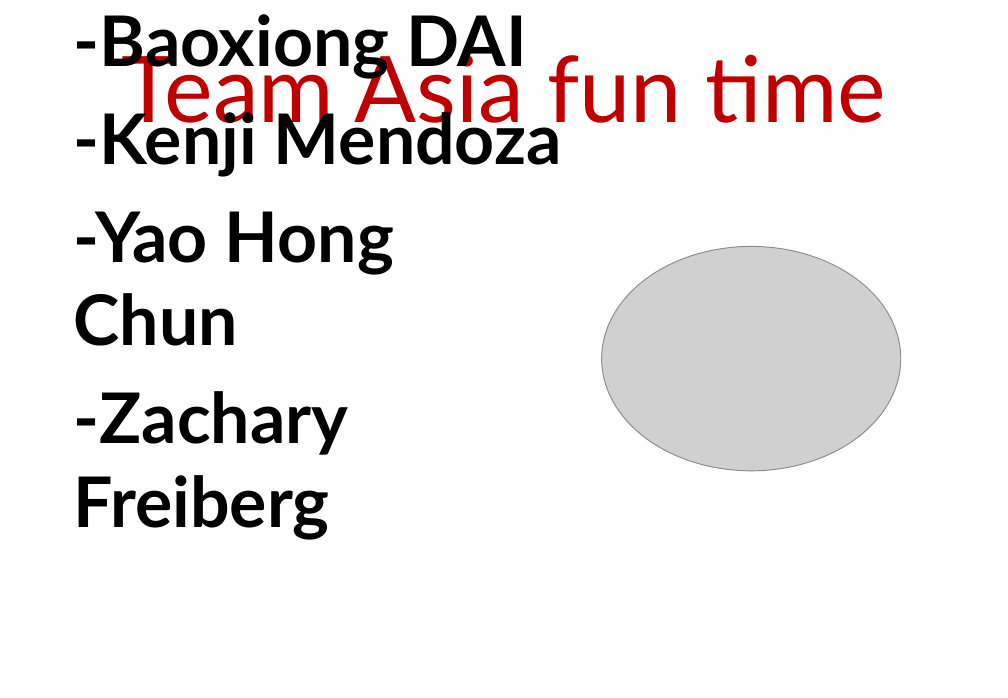
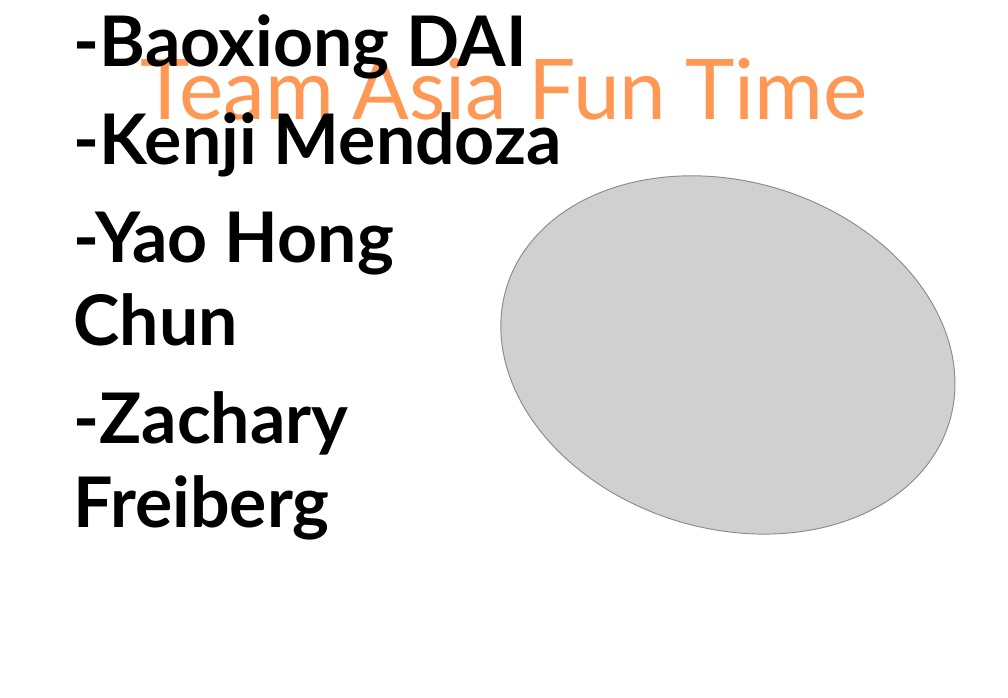
Before and after one commit to yaohongchunnz/PixelJam2014, a slide deck: slide 11 of Instructions.pptx. Drawn at 1008x698 pixels with LibreOffice and Linux fonts; fonts in the diff are those of the drawing; grey boxes stand for pictures. Boxes give left, top, right and bottom in pixels: in the first picture for what was removed or moved away, otherwise in the second. Text is boxed around its words. In the diff, an @@ line names an element or a change of style, - is before the commit and + after.

Commit message:
PPT

```diff
--- a/Instructions.pptx
+++ b/Instructions.pptx
@@ title at (140,47,867,135): text changed; size 71.1 to 64.8 pt; text colour #C00000 to gradient #9D4700 to #FF9856 to #FFF5F1 @@
-Team Asia fun time
+Team Asia Fun Time
@@ picture at (457,122,1000,588): rotation 0 to 16 degrees @@
```
Also in this commit, not shown: 8 other slides changed, 1 slide added, 1 slide removed.
